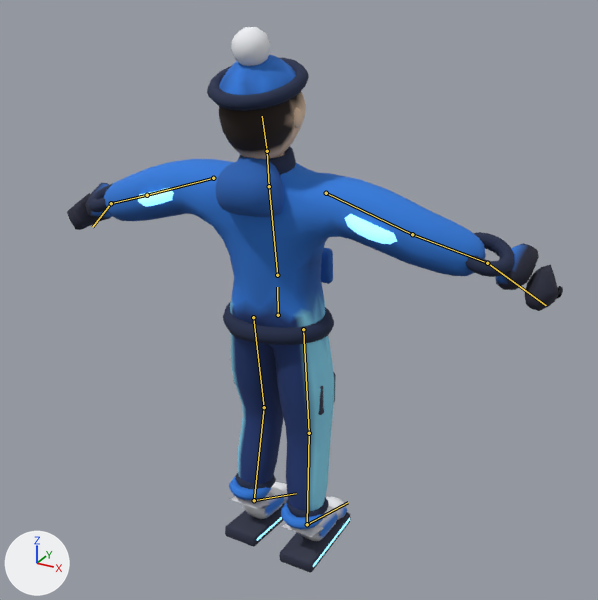
The glTF model assets/models/avatar_bleu2_rig_quest.glb, before and after one commit.
Both versions are drawn from a 50 mm camera at (1.25, -2.175, 2.027) aimed at (0.056, -0.005, 0.942). Arrows for +X, +Y and +Z are at lower left; the lights stay in place. The first picture is the older version. Both versions are drawn at frame 6 of the action 'Touche'; the numbers are the values there. The bones that bend it are drawn over the model as lines.

Objects in the first picture: 'Personnage'.
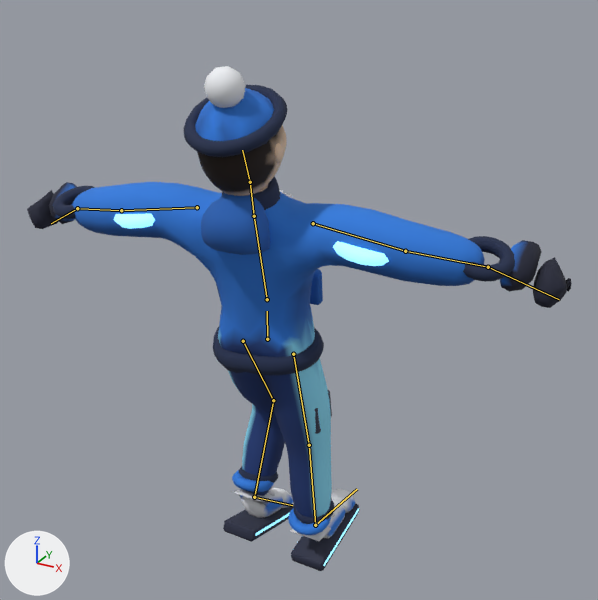
Boxes (x1, y1, x2, y2) around the edits, measured in the pictures (598 x 600 px):
'Personnage', posed (10% wider, 7% shorter)
    before: (67, 27, 563, 573)
    after: (27, 66, 572, 571)
bone 'Hanches', root to tip
    before: (278, 315) to (277, 287)
    after: (267, 339) to (267, 311)
bone 'Cuisse.D', root to tip
    before: (303, 329) to (309, 433)
    after: (293, 354) to (309, 445)
bone 'Cuisse.G', root to tip
    before: (253, 317) to (264, 407)
    after: (243, 341) to (273, 400)
bone 'Tibia.G', root to tip
    before: (264, 407) to (254, 500)
    after: (273, 400) to (254, 497)
bone 'Dos', root to tip
    before: (277, 275) to (269, 186)
    after: (267, 299) to (254, 216)
bone 'Bras.D', root to tip
    before: (326, 193) to (412, 234)
    after: (313, 223) to (405, 251)
bone 'Bras.G', root to tip
    before: (213, 178) to (147, 195)
    after: (197, 207) to (121, 210)
bone 'Tete', root to tip
    before: (267, 151) to (262, 116)
    after: (250, 182) to (242, 150)

What changed in the scene script:
```text
Change bone_hanches:
    where bone_hanches = bpy.data.objects['Rig'].pose.bones['Hanches']
    bone_hanches.location: (0.0, -0.039, 0.045) -> (0.0, -0.098, 0.111)
Change bone_cuisse_d:
    where bone_cuisse_d = bpy.data.objects['Rig'].pose.bones['Cuisse.D']  # child of 'Hanches'
    bone_cuisse_d.rotation_quaternion: (1.0, 0.0, 0.0, 0.0) -> (0.996, 0.086, 0.003, 0.003)  # degrees (0, 0, 0) -> degrees (10, 0, 0)
Change bone_cuisse_g:
    where bone_cuisse_g = bpy.data.objects['Rig'].pose.bones['Cuisse.G']  # child of 'Hanches'
    bone_cuisse_g.rotation_quaternion: (0.997, 0.076, -0.002, -0.002) -> (0.967, 0.254, -0.008, -0.008)  # degrees (9, 0, 0) -> degrees (29, -1, -1)
Change bone_tibia_g:
    where bone_tibia_g = bpy.data.objects['Rig'].pose.bones['Tibia.G']  # child of 'Cuisse.G'
    bone_tibia_g.rotation_quaternion: (0.989, -0.145, 0.003, 0.003) -> (0.916, -0.4, 0.008, 0.008)  # degrees (-17, 0, 0) -> degrees (-47, 1, 0)
Change bone_dos:
    where bone_dos = bpy.data.objects['Rig'].pose.bones['Dos']  # child of 'Hanches'
    bone_dos.rotation_quaternion: (0.997, 0.071, 0.028, -0.003) -> (0.992, 0.118, 0.044, -0.007)  # degrees (8, 3, 0) -> degrees (14, 5, 0)
Change bone_bras_d:
    where bone_bras_d = bpy.data.objects['Rig'].pose.bones['Bras.D']  # child of 'Dos'
    bone_bras_d.rotation_quaternion: (0.975, 0.138, -0.027, -0.168) -> (0.95, 0.19, -0.038, -0.24)  # degrees (16, 0, -20) -> degrees (22, 1, -28)
Change bone_bras_g:
    where bone_bras_g = bpy.data.objects['Rig'].pose.bones['Bras.G']  # child of 'Dos'
    bone_bras_g.rotation_quaternion: (0.975, 0.138, 0.027, 0.168) -> (0.95, 0.179, 0.047, 0.247)  # degrees (16, 0, 20) -> degrees (21, 0, 29)
Change bone_tete:
    where bone_tete = bpy.data.objects['Rig'].pose.bones['Tete']  # child of 'Cou'
    bone_tete.rotation_quaternion: (0.998, 0.057, 0.0, 0.0) -> (0.996, 0.089, 0.0, 0.0)  # degrees (7, 0, 0) -> degrees (10, 0, 0)
```
